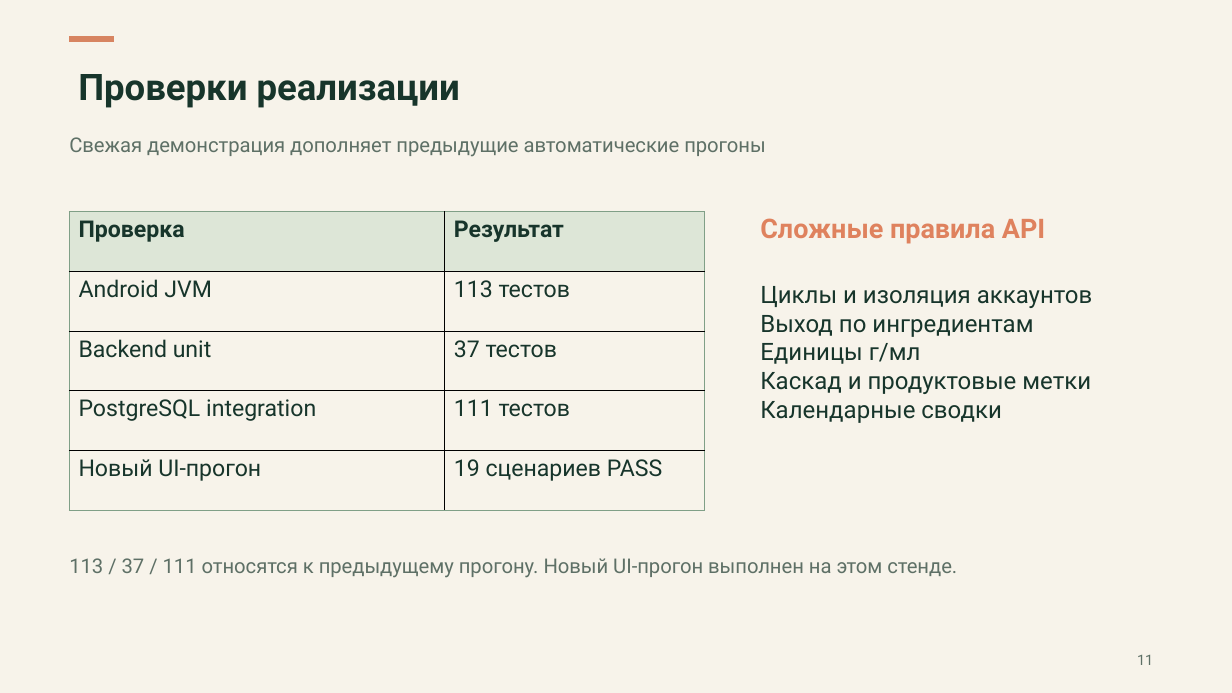
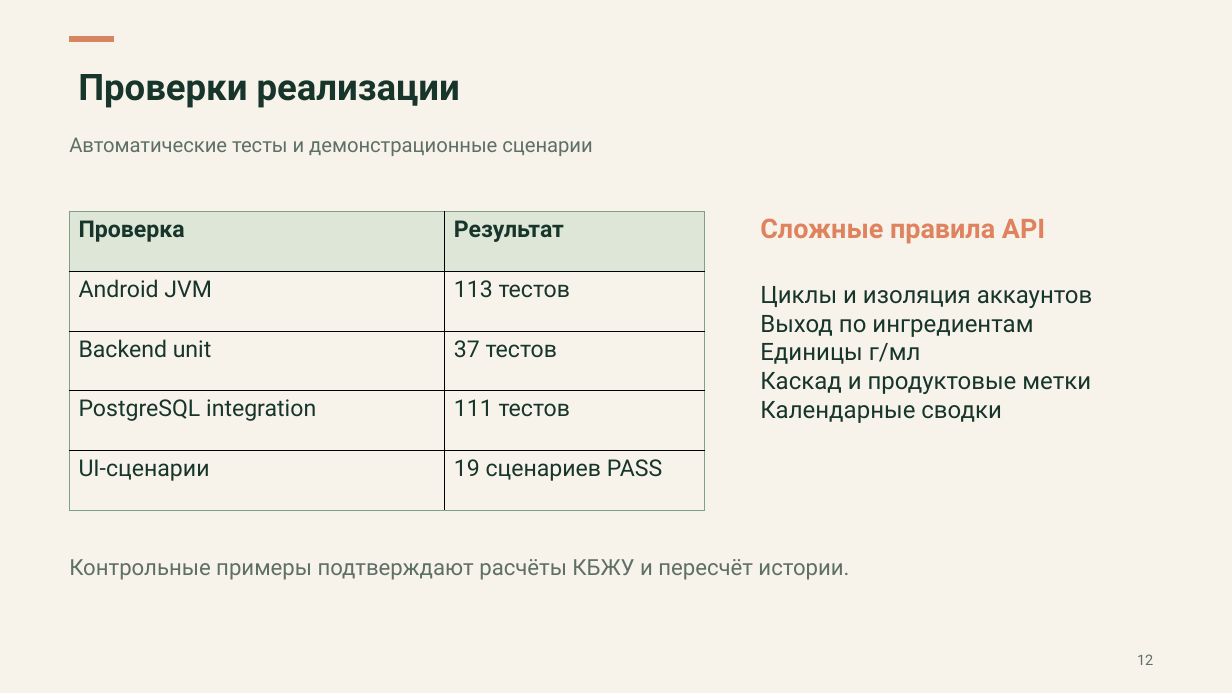
Before and after one commit to rurkk/Calorica, a slide deck: slide 12 of docs/semester-mvp/stage-4/Calorica-stage-4.pptx (slide 11 before the commit). Drawn at 1232x693 pixels with LibreOffice and Linux fonts; fonts in the diff are those of the drawing. Boxes give left, top, right and bottom in pixels: in the first picture for what was removed or moved away, otherwise in the second. Text is boxed around its words. In the diff, an @@ line names an element or a change of style, - is before the commit and + after.

```diff
--- a/docs/semester-mvp/stage-4/Calorica-stage-4.pptx
+++ b/docs/semester-mvp/stage-4/Calorica-stage-4.pptx
@@ text at [69, 137, 592, 156]: text changed @@
-Свежая демонстрация дополняет предыдущие автоматические прогоны
+Автоматические тесты и демонстрационные сценарии
@@ table at [69, 212, 704, 510] @@
-row 5, column 1: Новый UI-прогон
+row 5, column 1: UI-сценарии
@@ text at [69, 559, 849, 580]: text changed; size 15.8 to 17.2 pt @@
-113 / 37 / 111 относятся к предыдущему прогону. Новый UI-прогон выполнен на этом стенде.
+Контрольные примеры подтверждают расчёты КБЖУ и пересчёт истории.
@@ text at [1137, 654, 1153, 665]: text changed @@
-11
+12
```
Also in this commit, not shown: 9 other slides changed, 2 slides added, 1 slide removed, 6 other files.
